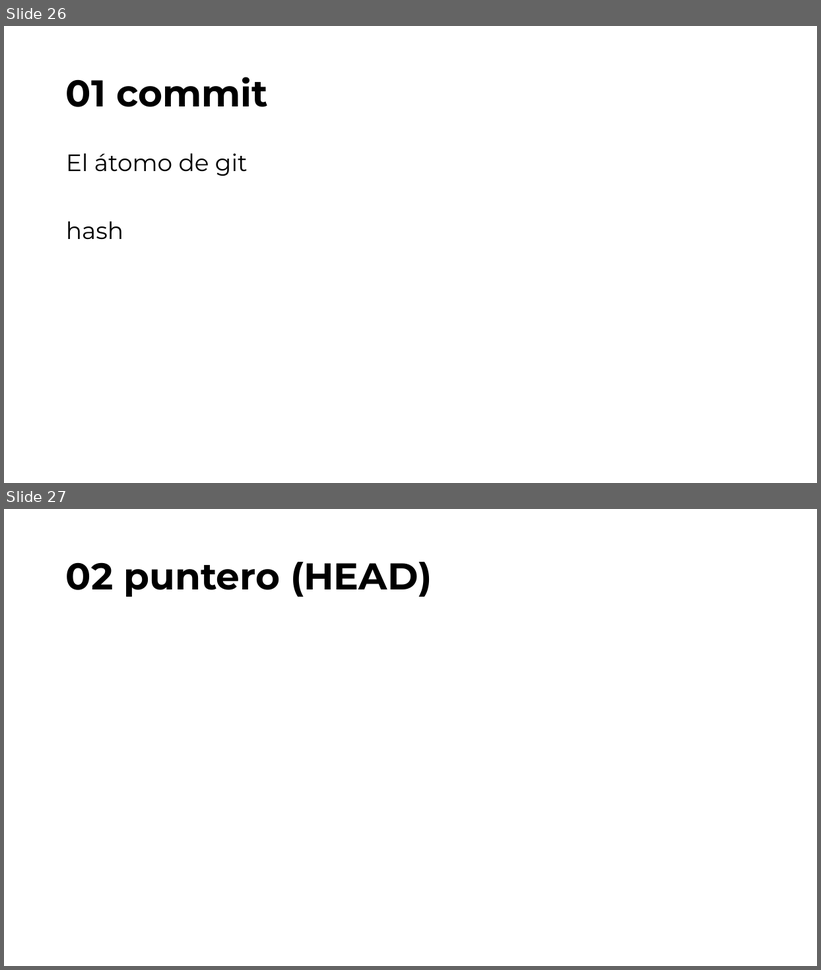
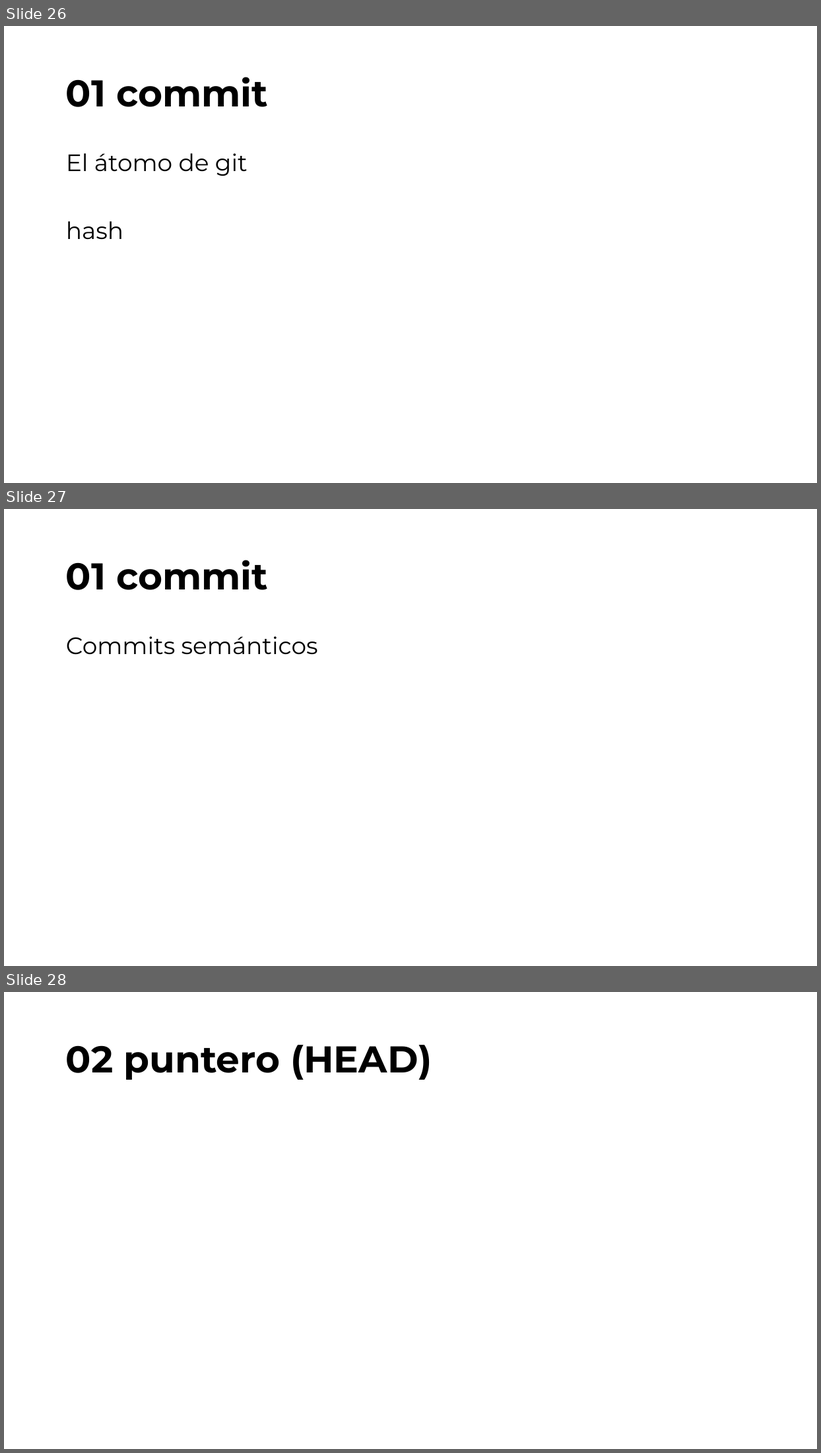
Before and after one commit to jofaval/talks-about, a slide deck: simplifying-git/overview/simplifying-git-overview.es.pptx. Shown one above the other, each under a label of ours: slides 26 and 27 before the commit, slides 26, 27 and 28 after it. The pictures are 821x970 and 821x1453 pixels, drawn with LibreOffice and Linux fonts; fonts in the diff are those of the drawing. Boxes give left, top, right and bottom in pixels: in the first picture for what was removed or moved away, otherwise in the second. Text is boxed around its words. In the diff, an @@ line names an element or a change of style, - is before the commit and + after.

```diff
--- a/simplifying-git/overview/simplifying-git-overview.es.pptx
+++ b/simplifying-git/overview/simplifying-git-overview.es.pptx
@@ slide 27 added at (4, 509, 817, 966), background #FFFFFF @@
@@ title added at (66, 560, 268, 590), 44 pt, text #000000, bold @@
+01 commit
@@ text added at (66, 636, 318, 655), 28 pt, text #000000 @@
+Commits semánticos
@@ what was slide 27 is now slide 28 @@
```
Also in this commit, not shown: 7 slides changed, 2 other slides added, 1 other file.
